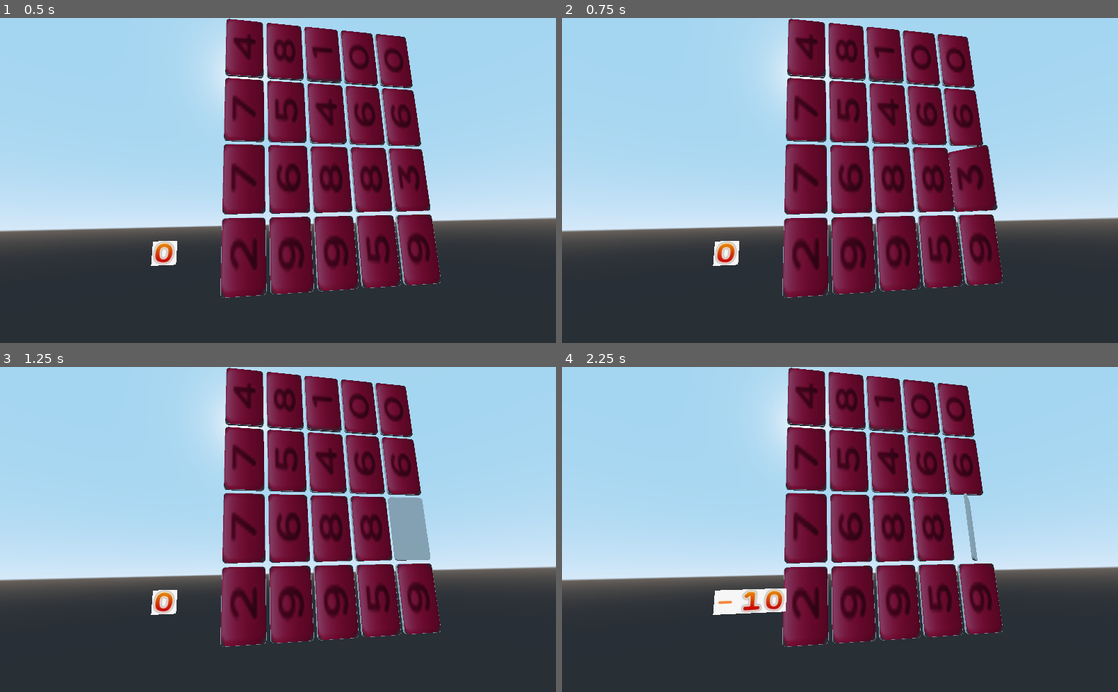
Above: before the commit, frames 1-4 (two rows, left to right).
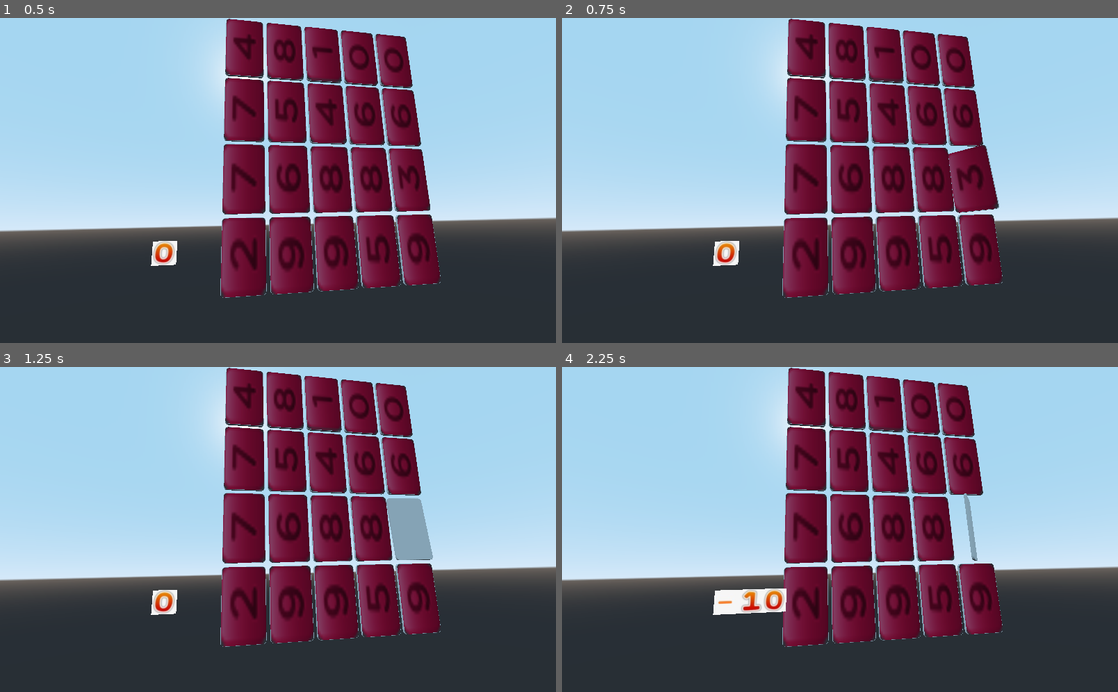
Above: after the commit, the same moments.

Repository: Seb-C89/godot-domino
Game: Godot game, scene res://scn/game.tscn
Two runs of this game, one before a commit and one after it. Both use one fixed random seed, a clock stepped at 60 frames per second and the inputs below.
Inputs (mouse positions are in pixels of both pictures, inside the frame that each line leads up to):
- Up to frame 1 (0.5 s): no input
- Up to frame 2 (0.75 s): tap Enter at 0.5 s; move the mouse to (962, 164) at 0.52 s; click (962, 164) at 0.67 s
- Up to frame 3 (1.25 s): no input
- Up to frame 4 (2.25 s): tap Space at 1.25 s; move the mouse to (728, 545) at 1.27 s; click (728, 545) at 1.42 s; tap Enter at 2 s; move the mouse to (895, 458) at 2.02 s; click (895, 458) at 2.17 s

Frame 1 is identical in both runs. In frame 2, 0.1% of the frame differs, in the area x 69-79%, y 39-61%; in frame 3, less than 0.1%; in frame 4, less than 0.1%.

Commit message:
Dominos animation on mouse hover

Diff:
--- a/scn/domino.gd
+++ b/scn/domino.gd
@@ -4,6 +4,7 @@
 var __status = 1 #face visible (1) / face hidden (-1)
 var __face = 0 setget set_face
 var __face_offset = 0.1
+var initial_rotation_degree = Vector3(0, 0, 0)
 
 
 # Called when the node enters the scene tree for the first time.
@@ -22,24 +23,26 @@
 
 
 func _on_Area_mouse_entered():
-	pass
 	#print("entered")
-#	$Area.connect("input_event", self, "_on_Area_input_event")
+	initial_rotation_degree = rotation_degrees
+	$Area.connect("input_event", self, "_on_Area_input_event")
 
 
 func _on_Area_mouse_exited():
-	pass
 	#print("exited")
-#	$Area.disconnect("input_event", self, "_on_Area_input_event")
+	rotation_degrees = initial_rotation_degree
+	$Area.disconnect("input_event", self, "_on_Area_input_event")
 
 
 func _on_Area_input_event(camera, event, click_position, click_normal, shape_idx):
-	if event is InputEventMouseButton:
-		if event.doubleclick:
-			print("click click")
-			flip()
-#	if event is InputEventMouseMotion:
-#		print("move")
+	var distance_to_center = click_position - self.translation
+
+	rotation_degrees = initial_rotation_degree + Vector3(distance_to_center.y, distance_to_center.x, distance_to_center.z)*Vector3(-10, 10, 0)
+
+	#if event is InputEventMouseMotion:
+	#	print("move", event.position, click_position)
+	#else:
+	#	print("event", event.position, click_position)
 
 
 func flip():
